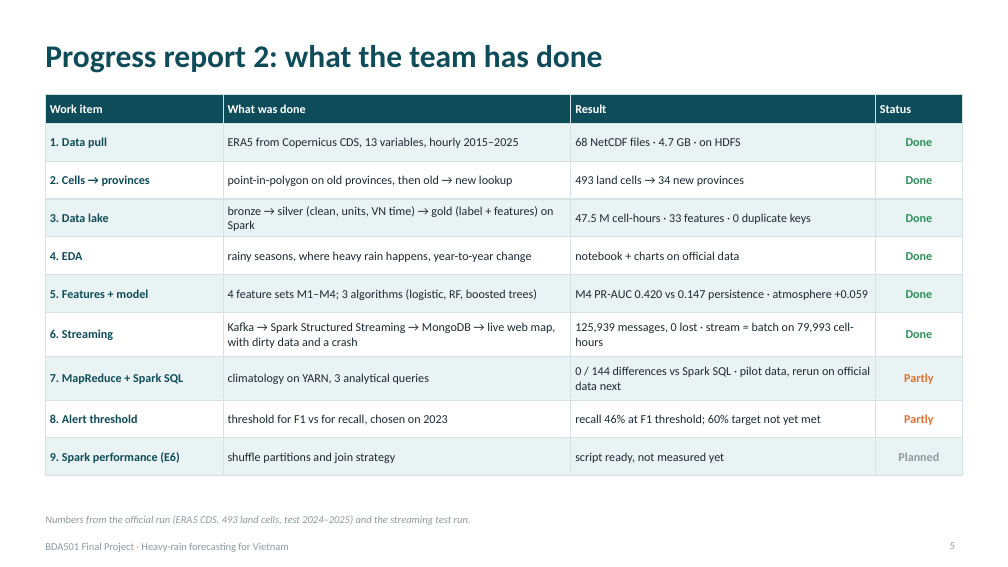
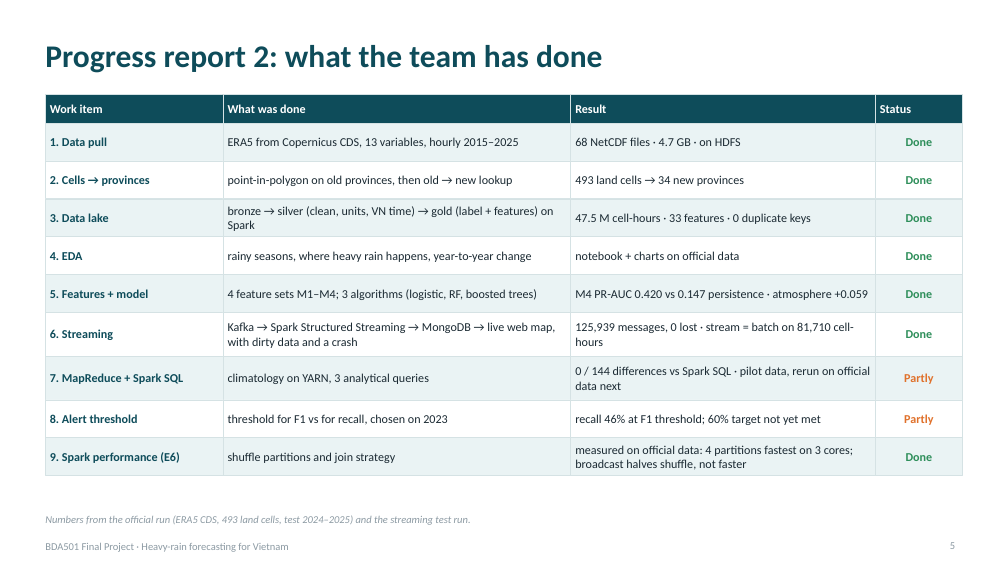
Before and after one commit to PhamLeTanThinh/BDA501_weather, a slide deck: slide 5 of deck/BDA501_Heavy_Rain_Forecast.pptx. Drawn at 1008x567 pixels with LibreOffice and Linux fonts; fonts in the diff are those of the drawing. Boxes give left, top, right and bottom in pixels: in the first picture for what was removed or moved away, otherwise in the second. Text is boxed around its words. In the diff, an @@ line names an element or a change of style, - is before the commit and + after.

```diff
--- a/deck/BDA501_Heavy_Rain_Forecast.pptx
+++ b/deck/BDA501_Heavy_Rain_Forecast.pptx
@@ text at [575, 322, 854, 346]: text changed @@
-125,939 messages, 0 lost · stream = batch on 79,993 cell-hours
+125,939 messages, 0 lost · stream = batch on 81,710 cell-hours
@@ text at [575, 445, 853, 470]: text changed @@
-script ready, not measured yet
+measured on official data: 4 partitions fastest on 3 cores; broadcast halves shuffle, not faster
@@ text at [906, 453, 933, 461]: text changed; text colour #8C9AA3 to #2F8F5B @@
-Planned
+Done
```
Also in this commit, not shown: 11 other slides changed, 4 slides added, 2 slides removed, 33 other files.
